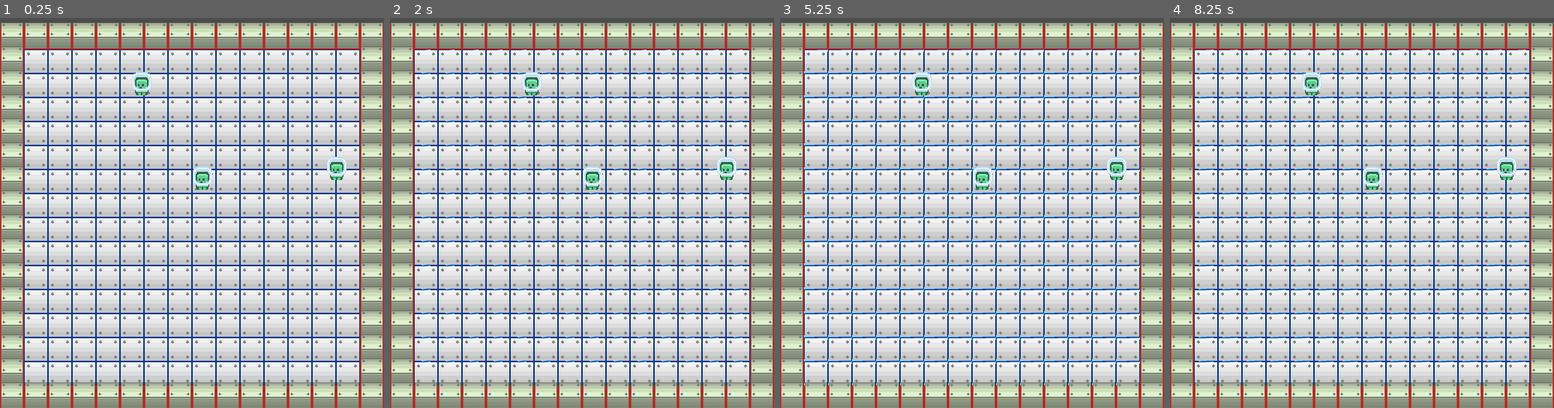
Above: before the commit, frames 1-4 (left to right).
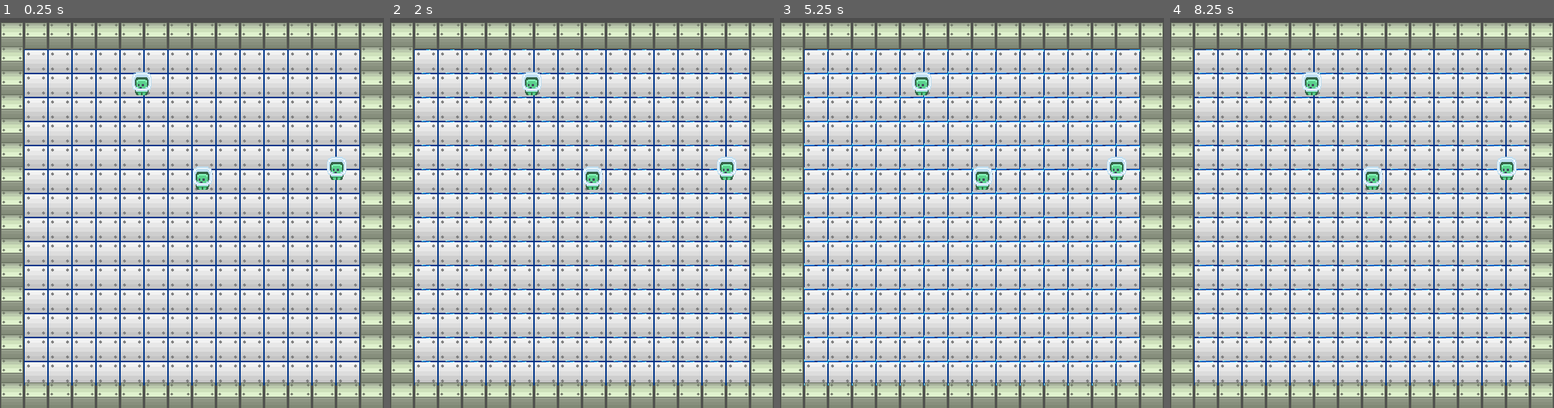
Above: after the commit, the same moments.

Repository: tofimega/Virtual-Bomber
Game: Godot game, scene res://scenes/main/game_scene.tscn
Same seed, same stepped clock (60 frames per second), same inputs: the game is played once before the commit and once after it.
Inputs:
- Up to frame 1 (0.25 s): no input
- Up to frame 2 (2 s): tap Enter at 0.5 s; tap Space at 1.25 s
- Up to frame 3 (5.25 s): tap Enter at 3.5, 5 s; tap Space at 4.25 s
- Up to frame 4 (8.25 s): tap Space at 6.5 s

The runs differ from the first frame. In frame 1, 1.6% of the frame differs, in the area x 0-100%, y 1-100%; in frame 2, 1.6%; in frame 3, 1.6%; in frame 4, 1.6%.

Commit message:
collision

Diff:
--- a/scenes/main/game_scene.tscn
+++ b/scenes/main/game_scene.tscn
@@ -3,6 +3,7 @@
 [ext_resource type="Script" path="res://scripts/managers/game_manager.gd" id="1_6ha3f"]
 
 [node name="GameScene" type="Node2D"]
+y_sort_enabled = true
 
 [node name="Players" type="Node2D" parent="."]
 
--- a/scenes/test_level.tscn
+++ b/scenes/test_level.tscn
@@ -61,19 +61,81 @@
 sources/0 = SubResource("TileSetAtlasSource_7bh2f")
 sources/1 = SubResource("TileSetAtlasSource_tllwi")
 
-[sub_resource type="WorldBoundaryShape2D" id="WorldBoundaryShape2D_jdrdh"]
-distance = -32.0
-
-[sub_resource type="WorldBoundaryShape2D" id="WorldBoundaryShape2D_xomat"]
-distance = -483.0
-
-[sub_resource type="WorldBoundaryShape2D" id="WorldBoundaryShape2D_ib43w"]
-normal = Vector2(1, 0)
-distance = 32.0
-
-[sub_resource type="WorldBoundaryShape2D" id="WorldBoundaryShape2D_n18np"]
-normal = Vector2(-1, 0)
-distance = -480.0
+[sub_resource type="WorldBoundaryShape2D" id="WorldBoundaryShape2D_bd05x"]
+normal = Vector2(0, 1)
+distance = 10.0
+
+[sub_resource type="RectangleShape2D" id="RectangleShape2D_2c2y2"]
+size = Vector2(476, 20)
+
+[sub_resource type="RectangleShape2D" id="RectangleShape2D_xr5rq"]
+size = Vector2(45, 494)
+
+[sub_resource type="RectangleShape2D" id="RectangleShape2D_ku3mx"]
+size = Vector2(22, 490)
+
+[sub_resource type="Animation" id="Animation_tdtyy"]
+length = 0.001
+tracks/0/type = "value"
+tracks/0/imported = false
+tracks/0/enabled = true
+tracks/0/path = NodePath(".:texture")
+tracks/0/interp = 1
+tracks/0/loop_wrap = true
+tracks/0/keys = {
+"times": PackedFloat32Array(0),
+"transitions": PackedFloat32Array(1),
+"update": 1,
+"values": [ExtResource("5_f4vek")]
+}
+tracks/1/type = "value"
+tracks/1/imported = false
+tracks/1/enabled = true
+tracks/1/path = NodePath(".:region_enabled")
+tracks/1/interp = 1
+tracks/1/loop_wrap = true
+tracks/1/keys = {
+"times": PackedFloat32Array(0),
+"transitions": PackedFloat32Array(1),
+"update": 1,
+"values": [true]
+}
+tracks/2/type = "value"
+tracks/2/imported = false
+tracks/2/enabled = true
+tracks/2/path = NodePath(".:region_rect")
+tracks/2/interp = 1
+tracks/2/loop_wrap = true
+tracks/2/keys = {
+"times": PackedFloat32Array(0),
+"transitions": PackedFloat32Array(1),
+"update": 0,
+"values": [Rect2(0, 0, 32, 32)]
+}
+tracks/3/type = "value"
+tracks/3/imported = false
+tracks/3/enabled = true
+tracks/3/path = NodePath(".:texture_repeat")
+tracks/3/interp = 1
+tracks/3/loop_wrap = true
+tracks/3/keys = {
+"times": PackedFloat32Array(0),
+"transitions": PackedFloat32Array(1),
+"update": 1,
+"values": [2]
+}
+tracks/4/type = "value"
+tracks/4/imported = false
+tracks/4/enabled = true
+tracks/4/path = NodePath(".:z_index")
+tracks/4/interp = 1
+tracks/4/loop_wrap = true
+tracks/4/keys = {
+"times": PackedFloat32Array(0),
+"transitions": PackedFloat32Array(1),
+"update": 1,
+"values": [-1]
+}
 
 [sub_resource type="Animation" id="Animation_e0ny2"]
 resource_name = "floor animation"
@@ -141,69 +203,6 @@
 "values": [-1]
 }
 
-[sub_resource type="Animation" id="Animation_tdtyy"]
-length = 0.001
-tracks/0/type = "value"
-tracks/0/imported = false
-tracks/0/enabled = true
-tracks/0/path = NodePath(".:texture")
-tracks/0/interp = 1
-tracks/0/loop_wrap = true
-tracks/0/keys = {
-"times": PackedFloat32Array(0),
-"transitions": PackedFloat32Array(1),
-"update": 1,
-"values": [ExtResource("5_f4vek")]
-}
-tracks/1/type = "value"
-tracks/1/imported = false
-tracks/1/enabled = true
-tracks/1/path = NodePath(".:region_enabled")
-tracks/1/interp = 1
-tracks/1/loop_wrap = true
-tracks/1/keys = {
-"times": PackedFloat32Array(0),
-"transitions": PackedFloat32Array(1),
-"update": 1,
-"values": [true]
-}
-tracks/2/type = "value"
-tracks/2/imported = false
-tracks/2/enabled = true
-tracks/2/path = NodePath(".:region_rect")
-tracks/2/interp = 1
-tracks/2/loop_wrap = true
-tracks/2/keys = {
-"times": PackedFloat32Array(0),
-"transitions": PackedFloat32Array(1),
-"update": 0,
-"values": [Rect2(0, 0, 32, 32)]
-}
-tracks/3/type = "value"
-tracks/3/imported = false
-tracks/3/enabled = true
-tracks/3/path = NodePath(".:texture_repeat")
-tracks/3/interp = 1
-tracks/3/loop_wrap = true
-tracks/3/keys = {
-"times": PackedFloat32Array(0),
-"transitions": PackedFloat32Array(1),
-"update": 1,
-"values": [2]
-}
-tracks/4/type = "value"
-tracks/4/imported = false
-tracks/4/enabled = true
-tracks/4/path = NodePath(".:z_index")
-tracks/4/interp = 1
-tracks/4/loop_wrap = true
-tracks/4/keys = {
-"times": PackedFloat32Array(0),
-"transitions": PackedFloat32Array(1),
-"update": 1,
-"values": [-1]
-}
-
 [sub_resource type="AnimationLibrary" id="AnimationLibrary_02ve3"]
 _data = {
 "RESET": SubResource("Animation_tdtyy"),
@@ -226,27 +225,34 @@
 script = ExtResource("1_gt568")
 
 [node name="TileMap" type="TileMap" parent="."]
+y_sort_enabled = true
 tile_set = SubResource("TileSet_w2j1e")
 format = 2
 layer_0/name = "Edge Back"
+layer_0/enabled = false
 layer_0/tile_data = PackedInt32Array(0, 0, 0, 65536, 0, 0, 131072, 0, 0, 196608, 0, 0, 262144, 0, 0, 327680, 0, 0, 3932 …(681 unchanged characters)…
 layer_1/name = "Edge Top"
+layer_1/y_sort_enabled = true
 layer_1/tile_data = PackedInt32Array(0, 1, 0, 65536, 1, 0, 131072, 1, 0, 196608, 1, 0, 262144, 1, 0, 327680, 1, 0, 3932 …(681 unchanged characters)…
 
-[node name="Edge" type="Area2D" parent="."]
-collision_mask = 0
+[node name="Edge" type="StaticBody2D" parent="."]
+collision_mask = 16
 
 [node name="Top" type="CollisionShape2D" parent="Edge"]
-shape = SubResource("WorldBoundaryShape2D_jdrdh")
+position = Vector2(269, 23)
+shape = SubResource("WorldBoundaryShape2D_bd05x")
 
 [node name="Bottom" type="CollisionShape2D" parent="Edge"]
-shape = SubResource("WorldBoundaryShape2D_xomat")
+position = Vector2(262, 493)
+shape = SubResource("RectangleShape2D_2c2y2")
 
 [node name="Left" type="CollisionShape2D" parent="Edge"]
-shape = SubResource("WorldBoundaryShape2D_ib43w")
+position = Vector2(8, 237)
+shape = SubResource("RectangleShape2D_xr5rq")
 
 [node name="Right" type="CollisionShape2D" parent="Edge"]
-shape = SubResource("WorldBoundaryShape2D_n18np")
+position = Vector2(492, 243)
+shape = SubResource("RectangleShape2D_ku3mx")
 
 [node name="Sprite2D" type="Sprite2D" parent="."]
 z_index = -1
--- a/scripts/objects/player/player.gd
+++ b/scripts/objects/player/player.gd
@@ -58,5 +58,6 @@
 
 
 func kill()->void:
-	SignalBus.player_dead.emit(self)
-	queue_free()
+	print("ow")
+	#SignalBus.player_dead.emit(self)
+	#queue_free()
